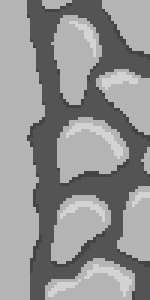
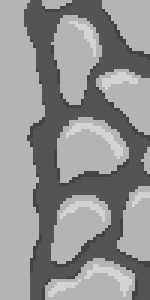
Before/after of a 150px x 300px layered artwork. What changed in the layer stack:
painted on "Pierres" over (24, 0, 138, 300)
